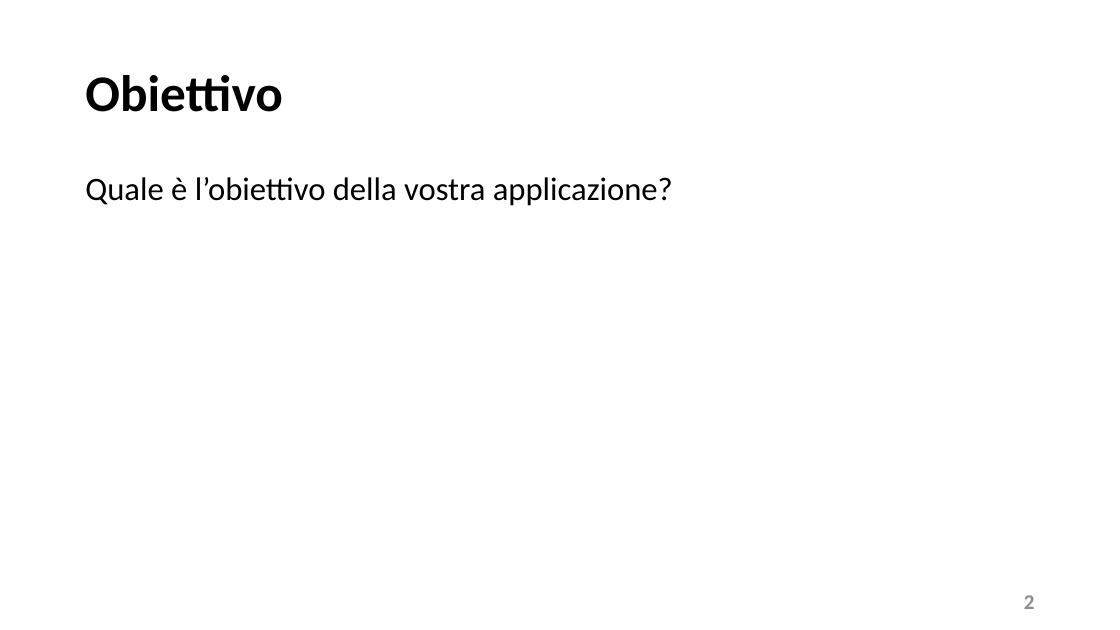
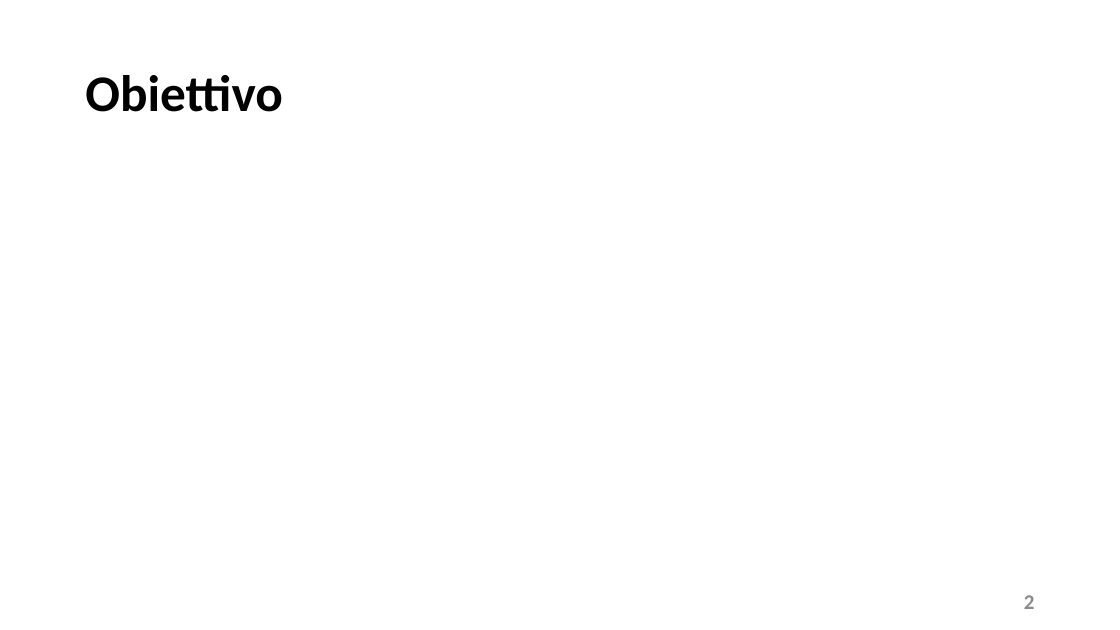
Before and after one commit to mangilimatteo/Progetto_Ingegneria_Software_Cattaneo_Mangili_Saini, a slide deck: slide 2 of Presentazione_Progetto.pptx. Drawn at 1120x630 pixels with LibreOffice and Linux fonts; fonts in the diff are those of the drawing. Boxes give left, top, right and bottom in pixels: in the first picture for what was removed or moved away, otherwise in the second. Text is boxed around its words. In the diff, an @@ line names an element or a change of style, - is before the commit and + after.

Commit message:
modifica Presentazione

```diff
--- a/Presentazione_Progetto.pptx
+++ b/Presentazione_Progetto.pptx
@@ text removed at [85,177,673,206] @@
-Quale è l’obiettivo della vostra applicazione?
```
